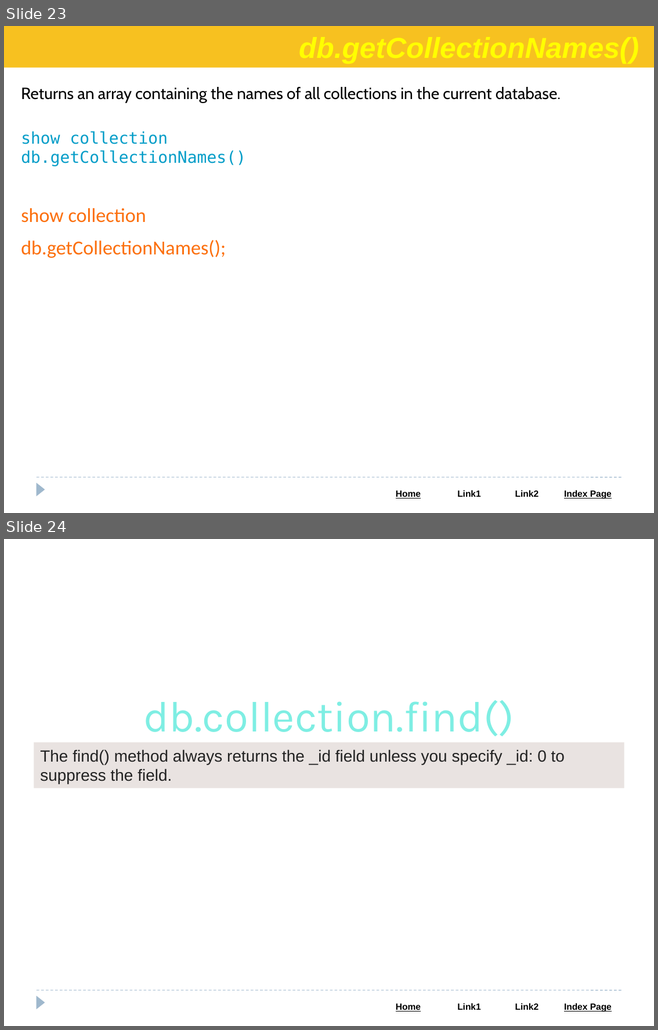
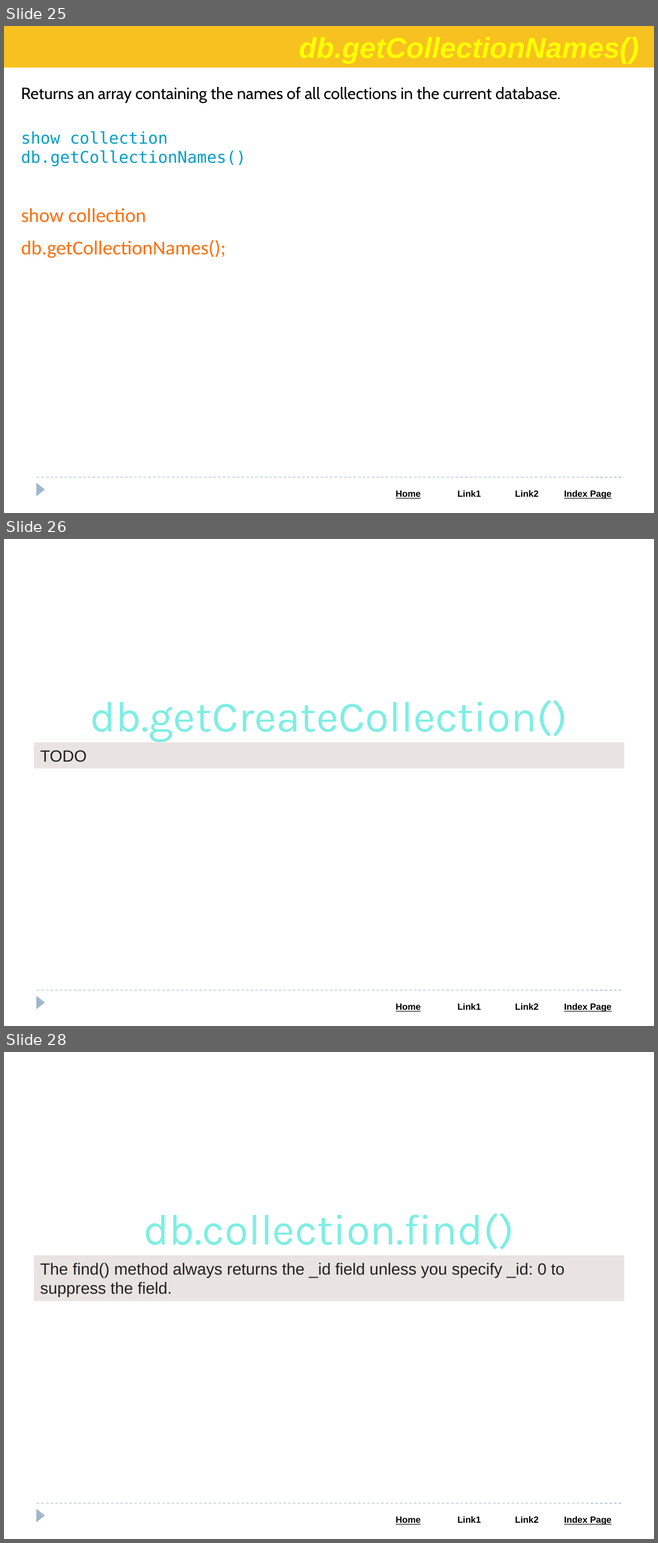
Before and after one commit to Saleel-Bagde/PPT-s, a slide deck: MongoDB PPT.pptx. Shown one above the other, each under a label of ours: slides 23 and 24 before the commit, slides 25, 26 and 28 after it; the slides between them are not shown. The pictures are 658x1030 and 658x1543 pixels, drawn with LibreOffice and Linux fonts; fonts in the diff are those of the drawing. Boxes give left, top, right and bottom in pixels: in the first picture for what was removed or moved away, otherwise in the second. Text is boxed around its words. In the diff, an @@ line names an element or a change of style, - is before the commit and + after.

```diff
--- a/MongoDB PPT.pptx
+++ b/MongoDB PPT.pptx
@@ slide 26 added at (4,539,654,1026), background #FFFFFF; not listed: 3 template elements that a slide beside it also shows @@
@@ text added at (90,700,567,741), 48 pt, text #7EEEE3 @@
+db.getCreateCollection()
@@ rectangle added at (34,743,623,768), fill #E9E3E1, 18 pt, text #222222 @@
+TODO
@@ what was slide 23 is now slide 25 @@
@@ what was slide 24 is now slide 28 @@
```
Also in this commit, not shown: 6 slides changed, 5 other slides added.
